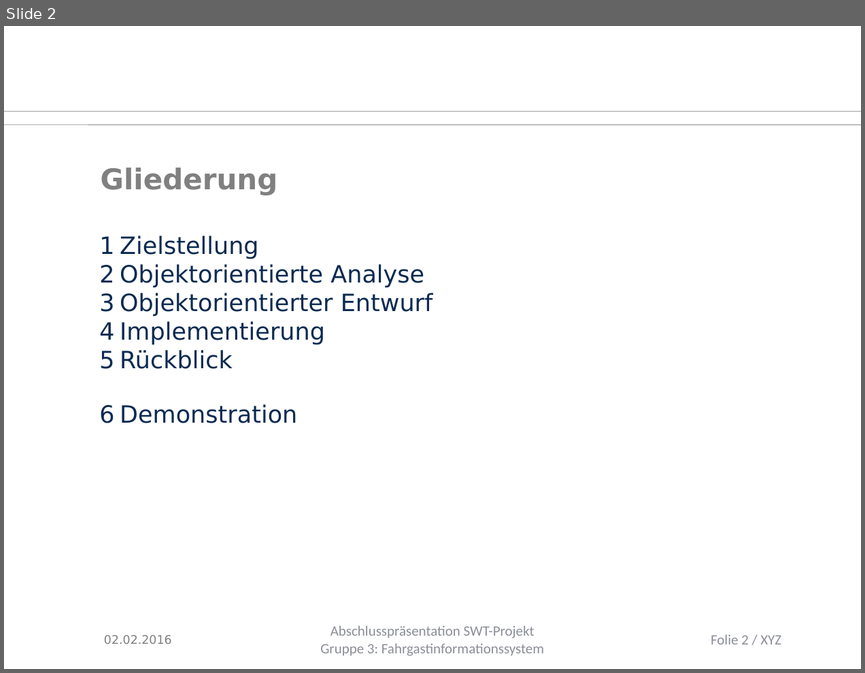
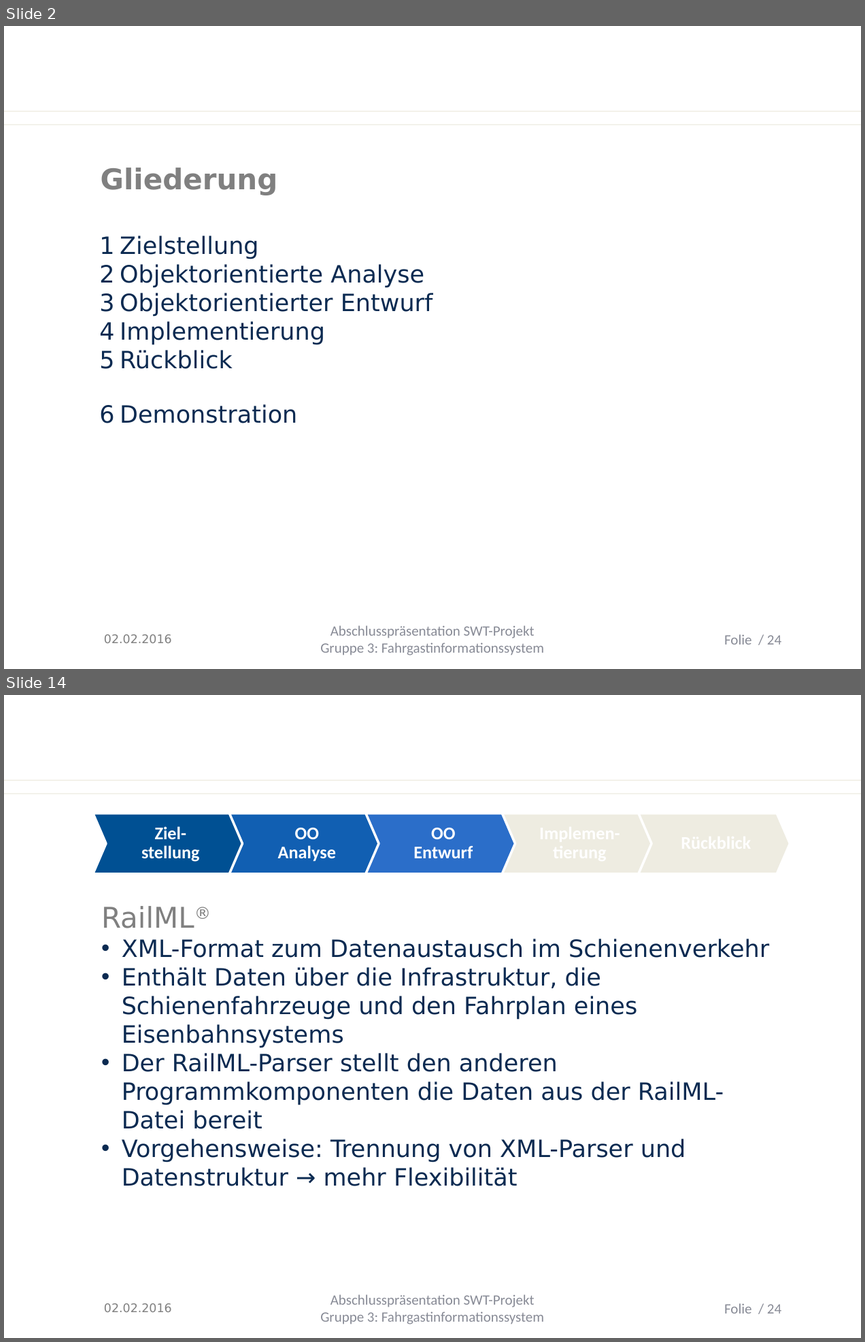
Before and after one commit to Juu98/fahrgastinformationssystem, a slide deck: organisation/Endpräsentation/abschlusspraesentation_aufgabenstlg._ooa_kaputt.pptx. Shown one above the other, each under a label of ours: slide 2 before the commit, slides 2 and 14 after it; the slides between them are not shown. The pictures are 865x673 and 865x1342 pixels, drawn with LibreOffice and Linux fonts; fonts in the diff are those of the drawing; background and template pictures are left out. Boxes give left, top, right and bottom in pixels: in the first picture for what was removed or moved away, otherwise in the second. Text is boxed around its words. In the diff, an @@ line names an element or a change of style, - is before the commit and + after.

```diff
--- a/organisation/Endpräsentation/abschlusspraesentation_aufgabenstlg._ooa_kaputt.pptx
+++ b/organisation/Endpräsentation/abschlusspraesentation_aufgabenstlg._ooa_kaputt.pptx
@@ slide 14 added at (4, 695, 861, 1338), background #FFFFFF; not listed: 2 template elements that a slide beside it also shows @@
@@ chevron added at (93, 813, 245, 874), fill #005093, outline #FFFFFF 2.01 pt @@
@@ chevron added at (229, 813, 381, 874), fill #115FB2, outline #FFFFFF 2.01 pt @@
@@ chevron added at (366, 813, 517, 874), fill #2B6EC9, outline #FFFFFF 2.01 pt @@
@@ chevron added at (502, 813, 653, 874), fill #EEECE1, outline #FFFFFF 2.01 pt @@
@@ text added at (532, 813, 623, 874), 15 pt, text #FFFFFF, bold @@
+Implemen-tierung
@@ chevron added at (638, 813, 789, 874), fill #EEECE1, outline #FFFFFF 2.01 pt @@
@@ text added at (669, 813, 759, 874), 15 pt, text #FFFFFF, bold @@
+Rückblick
@@ text added at (141, 826, 200, 862), 15 pt, text #FFFFFF, bold @@
+Ziel-stellung
@@ text added at (278, 827, 336, 861), 15 pt, text #FFFFFF, bold @@
+OO Analyse
@@ text added at (413, 828, 473, 858), 15 pt, text #FFFFFF, bold @@
+OO Entwurf
@@ text added at (101, 906, 769, 1186), 20 pt, text #0B2A51 @@
+RailML®
+• XML-Format zum Datenaustausch im Schienenverkehr
+• Enthält Daten über die Infrastruktur, die Schienenfahrzeuge und den Fahrplan eines Eisenbahnsystems
+• Der RailML-Parser stellt den anderen Programmkomponenten die Daten aus der RailML-Datei bereit
+• Vorgehensweise: Trennung von XML-Parser und Datenstruktur → mehr Flexibilität
@@ text added at (104, 1303, 172, 1312), 10 pt, text #808080 @@
+02.02.2016
@@ text added at (320, 1294, 544, 1324), 12 pt, text #888B96 @@
+Abschlusspräsentation SWT-Projekt
+Gruppe 3: Fahrgastinformationssystem
@@ text added at (724, 1303, 781, 1313), 12 pt, text #888B96 @@
+Folie / 24
@@ slide 2 changed as well @@
@@ line (4, 111) - (861, 111): stroke #808080 0.51 pt to #EEECE1 0.74 pt @@
@@ line (4, 125) - (861, 125): stroke #808080 0.51 pt to #EEECE1 0.74 pt @@
@@ text at (724, 634, 781, 644): text changed; text colour #8B8E97 to #888B96 @@
-Folie 2 / XYZ
+Folie / 24
```
Also in this commit, not shown: 13 other slides changed, 9 other slides added.
